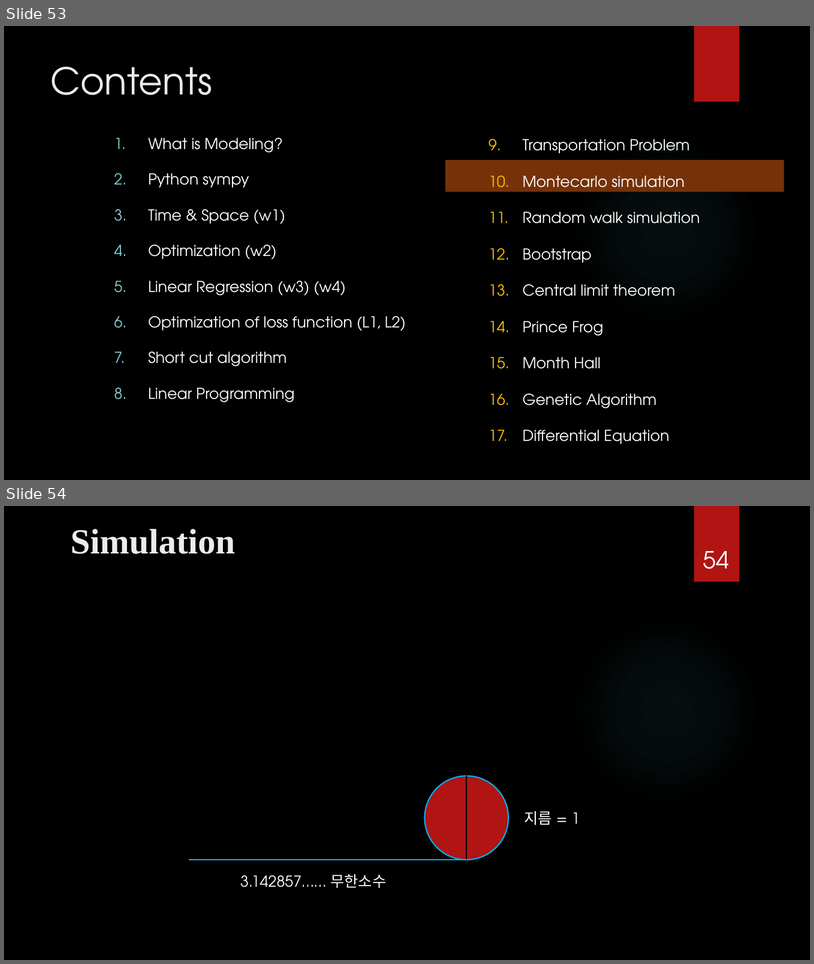
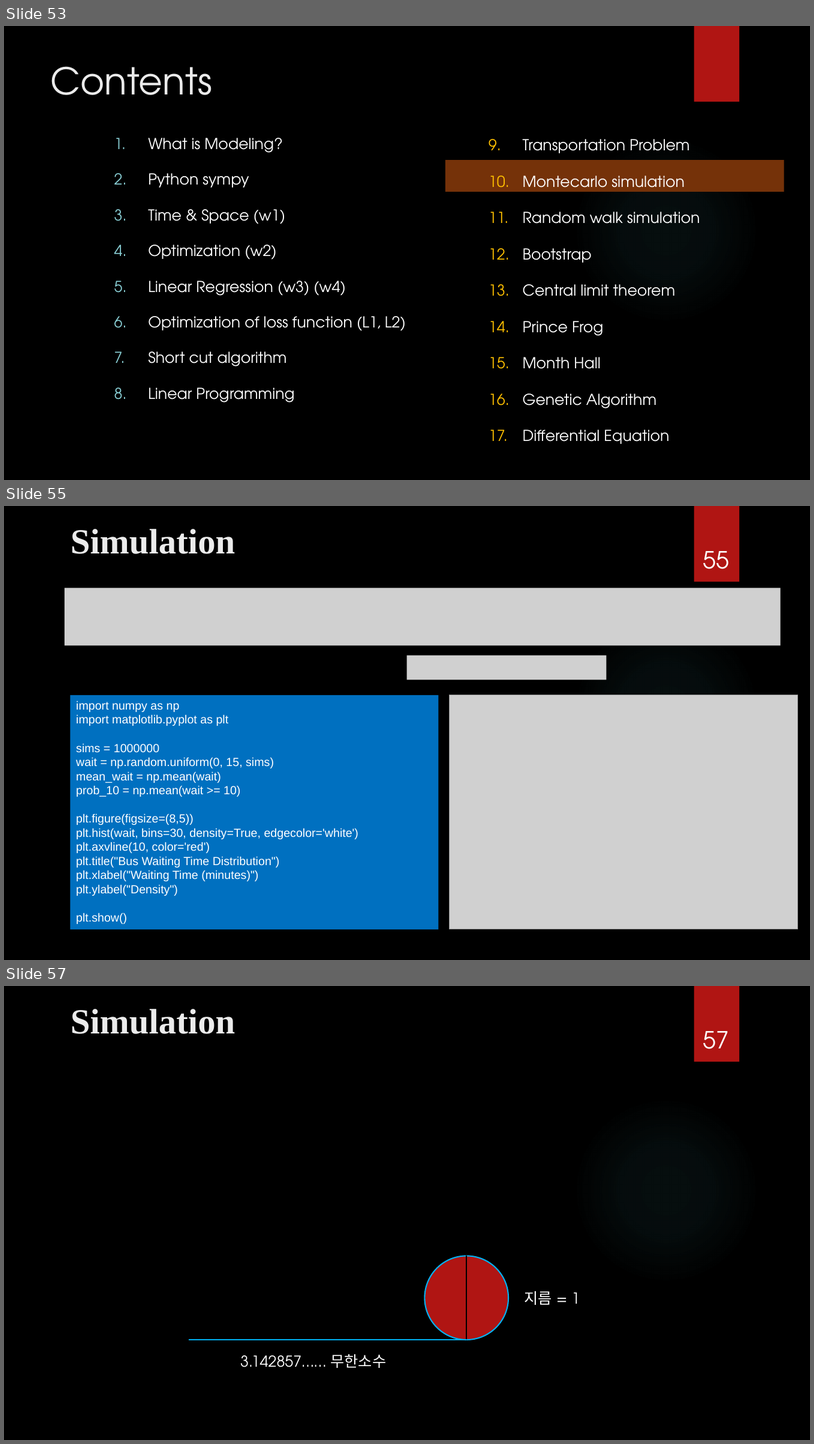
Before and after one commit to ancestor9/mathematics-for-machine-learning, a slide deck: Calculus/Modeling_Simulation.pptx. Shown one above the other, each under a label of ours: slides 53 and 54 before the commit, slides 53, 55 and 57 after it; the slides between them are not shown. The pictures are 814x964 and 814x1444 pixels, drawn with LibreOffice and Linux fonts; fonts in the diff are those of the drawing; grey boxes stand for pictures; background and template pictures are left out. Boxes give left, top, right and bottom in pixels: in the first picture for what was removed or moved away, otherwise in the second. Text is boxed around its words. In the diff, an @@ line names an element or a change of style, - is before the commit and + after.

```diff
--- a/Calculus/Modeling_Simulation.pptx
+++ b/Calculus/Modeling_Simulation.pptx
@@ slide 55 added at box(4, 506, 810, 960), background picture (left out); not listed: 2 template elements that a slide beside it also shows @@
@@ title added at box(71, 529, 235, 554), 42 pt, text #EBEBEB, bold @@
+Simulation
@@ page number added at box(704, 551, 729, 569), 28 pt, text #FFFFFF @@
+55
@@ picture added at box(65, 588, 781, 645) @@
@@ picture added at box(407, 655, 606, 679) @@
@@ rectangle added at box(70, 695, 438, 929), fill #0070C0, 14 pt, text #FFFFFF @@
+import numpy as np
+import matplotlib.pyplot as plt
+sims = 1000000
+wait = np.random.uniform(0, 15, sims)
+mean_wait = np.mean(wait)
+prob_10 = np.mean(wait >= 10)
+plt.figure(figsize=(8,5))
+plt.hist(wait, bins=30, density=True, edgecolor='white')
+plt.axvline(10, color='red')
+plt.title("Bus Waiting Time Distribution")
+plt.xlabel("Waiting Time (minutes)")
+plt.ylabel("Density")
+plt.show()
@@ picture added at box(449, 695, 798, 929) @@
@@ what was slide 54 is now slide 57 @@
@@ page number at box(704, 1031, 729, 1049): text changed @@
-54
+57
```
Also in this commit, not shown: 2 other slides added.
